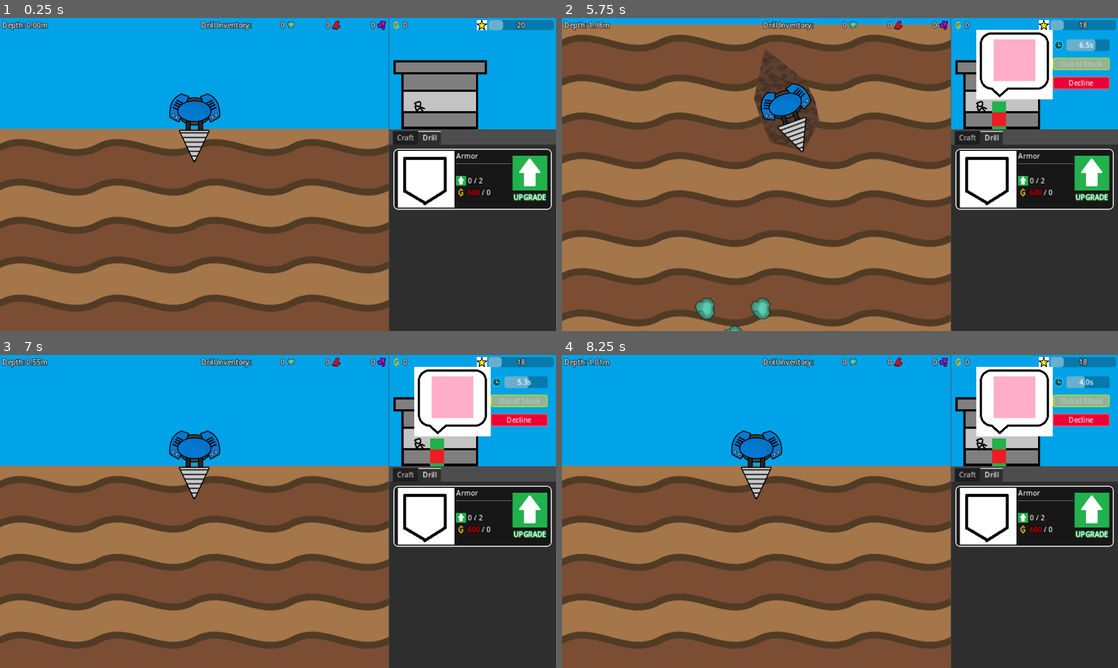
Above: before the commit, frames 1-4 (two rows, left to right).
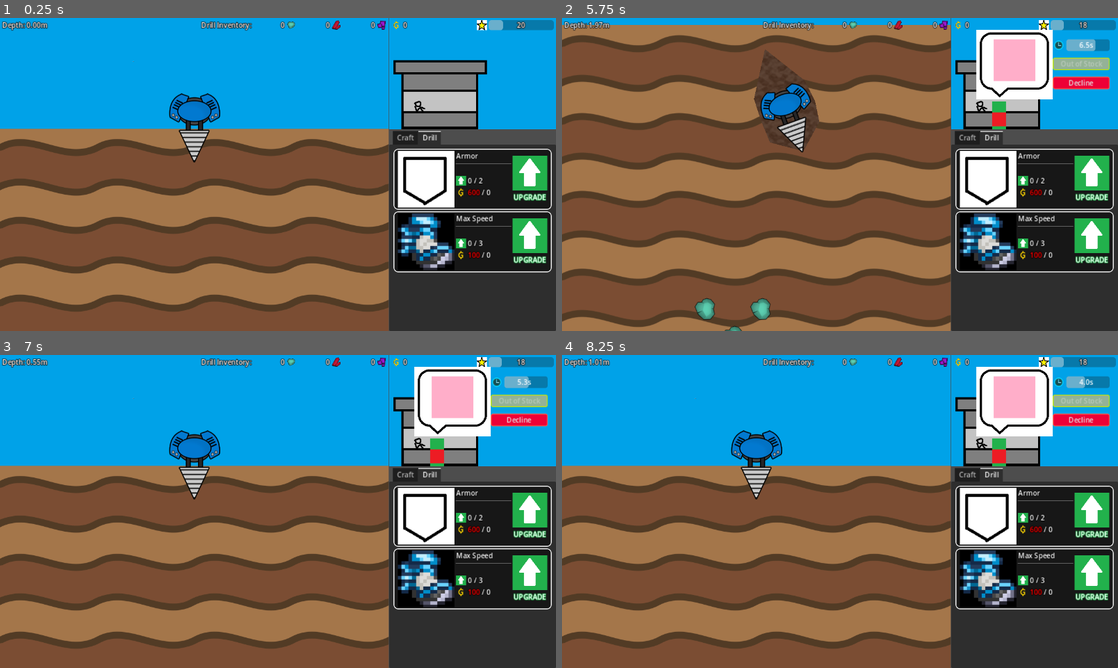
Above: after the commit, the same moments.

Repository: aNotSoCleverName/mechanicore
Game: Godot game, scene res://Main.tscn
Two runs of this game, one before a commit and one after it. Both use one fixed random seed, a clock stepped at 60 frames per second and the inputs below.
Inputs:
- Up to frame 1 (0.25 s): no input
- Up to frame 2 (5.75 s): tap Enter (ui_accept) at 0.5, 2, 2.1, 2.27, 2.57, 3.77, 4.07, 5.27, 5.57 s; hold Right (ui_right) 0.53-1.25 s; hold Enter (ui_accept) 0.53-1.25 s; tap R at 0.6, 2.3, 2.85, 3.6, 5.1 s; click "Decline" at 1.25 s; hold Down (ui_down) 2.03-2.78 s; hold Right (ui_right) 2.78-3.53 s; hold Enter (ui_accept) 2.78-3.53 s; hold Up (ui_up) 3.53-4.28 s; hold Enter (ui_accept) 4.28-5.03 s; hold Left (ui_left) from 4.28 s (still down)
- Up to frame 3 (7 s): release Left (ui_left) at 5.78 s; hold Down (ui_down) 5.78-6.53 s; hold Enter (ui_accept) 5.78-6.53 s; tap R at 5.85, 6.8 s; hold Right (ui_right) from 6.53 s (still down); tap Enter (ui_accept) at 6.6, 6.77 s
- Up to frame 4 (8.25 s): tap Enter (ui_accept) at 7.07 s; release Right (ui_right) at 7.28 s; hold Up (ui_up) 7.28-8.03 s; hold Enter (ui_accept) 7.28-8.03 s; tap R at 7.35, 8.1 s; hold Right (ui_right) from 8.03 s (still down)

The runs differ from the first frame. In frame 1, 3.2% of the frame differs, in the area x 70-100%, y 61-82%; in frame 2, 5.3%, in the area x 0-100%, y 1-100%; in frame 3, 3.2%; in frame 4, 3.2%.

Commit message:
Added max speed upgrade

Diff:
--- a/Base/Base.tscn
+++ b/Base/Base.tscn
@@ -16,6 +16,8 @@
 [ext_resource type="Texture2D" uid="uid://ues24mh5krya" path="res://Base/Shop/Reputation.png" id="7_6bvwc"]
 [ext_resource type="PackedScene" uid="uid://ca7dxk7h7lqt" path="res://Base/Menu/Drill/Drill Upgrade Node/Drill Upgrade Node.tscn" id="15_1nhla"]
 [ext_resource type="Resource" uid="uid://bphf43yah6k8p" path="res://Base/Menu/Drill/Resource/Max Shield.tres" id="16_3qowb"]
+[ext_resource type="Texture2D" uid="uid://b3flhfg7opk2j" path="res://Base/Menu/Drill/Drill Upgrade Node/Max Speed.png" id="17_a48gh"]
+[ext_resource type="Script" path="res://Base/Menu/Drill/Drill Upgrade.gd" id="18_5kihq"]
 
 [sub_resource type="Resource" id="Resource_hecib"]
 script = ExtResource("2_36thw")
@@ -27,6 +29,15 @@
 2: 1,
 3: 0
 }
+
+[sub_resource type="Resource" id="Resource_ftqny"]
+script = ExtResource("18_5kihq")
+stats = 1
+icon = ExtResource("17_a48gh")
+name = "Max Speed"
+maxLevel = 3
+statChange = Array[float]([100.0, 200.0, 300.0])
+prices = Array[int]([100, 100, 100])
 
 [node name="Base" type="VBoxContainer"]
 anchors_preset = 11
@@ -215,9 +226,16 @@
 theme_override_constants/margin_right = 5
 theme_override_constants/margin_bottom = 5
 
-[node name="DrillUpgrade" parent="Menu/Drill/MarginContainer/ScrollContainer/MarginContainer" instance=ExtResource("15_1nhla")]
+[node name="Upgrades" type="VBoxContainer" parent="Menu/Drill/MarginContainer/ScrollContainer/MarginContainer"]
+layout_mode = 2
+
+[node name="Max Shield" parent="Menu/Drill/MarginContainer/ScrollContainer/MarginContainer/Upgrades" instance=ExtResource("15_1nhla")]
 layout_mode = 2
 drillUpgrade = ExtResource("16_3qowb")
+
+[node name="Max Speed" parent="Menu/Drill/MarginContainer/ScrollContainer/MarginContainer/Upgrades" instance=ExtResource("15_1nhla")]
+layout_mode = 2
+drillUpgrade = SubResource("Resource_ftqny")
 
 [connection signal="tree_entered" from="." to="." method="_on_tree_entered"]
 [connection signal="tree_entered" from="Shop/Shop/Top Bar/HBoxContainer/Money/Label" to="Shop/Shop/Top Bar/HBoxContainer/Money/Label" method="_on_tree_entered"]
--- a/Base/Menu/Drill/Drill Upgrade Node/Drill Upgrade Node.gd
+++ b/Base/Menu/Drill/Drill Upgrade Node/Drill Upgrade Node.gd
@@ -5,6 +5,7 @@
 
 @export var drillUpgrade: DrillUpgrade;
 
+@onready var icon: TextureRect = $MarginContainer/HBoxContainer/Icon;
 @onready var nameLabel: Label = $MarginContainer/HBoxContainer/VBoxContainer/Name;
 
 @onready var levelContainer: HBoxContainer = $MarginContainer/HBoxContainer/VBoxContainer/Details/Level;
@@ -44,6 +45,7 @@
 	if (DrillUpgradeNode._drill == null):
 		DrillUpgradeNode._drill = get_tree().root.find_child("Drill", true);
 
+	self.icon.texture = self.drillUpgrade.icon;
 	self.nameLabel.text = self.drillUpgrade.name;
 	self.price = self.drillUpgrade.prices[0];
 	self.priceLabel.text = str(self.price);
--- a/Base/Menu/Drill/Drill Upgrade Node/Drill Upgrade Node.tscn
+++ b/Base/Menu/Drill/Drill Upgrade Node/Drill Upgrade Node.tscn
@@ -32,7 +32,7 @@
 [node name="HBoxContainer" type="HBoxContainer" parent="MarginContainer"]
 layout_mode = 2
 
-[node name="TextureRect" type="TextureRect" parent="MarginContainer/HBoxContainer"]
+[node name="Icon" type="TextureRect" parent="MarginContainer/HBoxContainer"]
 layout_mode = 2
 texture = ExtResource("2_s1t0m")
 expand_mode = 2
--- /dev/null
+++ b/Endless Run/Drill/Acceleration Timer.gd
@@ -0,0 +1,27 @@
+extends Timer
+
+@onready var _drill: Drill = self.get_parent();
+var _acceleration: float = 30;
+
+func _ready():
+	self.timeout.connect(
+		func ():
+			self._drill._speed = max(self._drill._speed + self._acceleration, self._drill._minSpeed);
+	)
+
+func _input(event):
+	if (self._drill._isDocked):
+		return;
+
+	if (!(event is InputEventKey)):
+		return;
+
+	if (event.is_pressed()):
+		self.start();
+	elif (event.is_released()):
+		self.stop();
+
+	if (event.is_action("ui_up")):
+		self._acceleration = -1 * absf(self._acceleration);
+	elif (event.is_action("ui_down")):
+		self._acceleration = absf(self._acceleration);
--- a/Endless Run/Drill/Drill.gd
+++ b/Endless Run/Drill/Drill.gd
@@ -5,6 +5,8 @@
 const MAX_MIN_SPEED: float = 1200;	# Maximum value of min speed. As drill gets deeper, min speed increases, but it will never be higher than this value.
 
 @onready var upgradeComponentContainer: UpgradeComponentContainer = $"Upgrade Component Container";
+
+#region Properties
 var shield: int = 0:
 	get:
 		return shield;
@@ -12,7 +14,6 @@
 		shield = inValue;
 		SignalBus_EndlessRun.update_drill_shield.emit(self);
 
-#region Properties
 var _isDocked: bool = true:
 	get:
 		return _isDocked;
@@ -36,7 +37,7 @@
 			self._directionDeg = SignalBus_EndlessRun.EDrillDirection.RIGHT;
 			$AnimatedSprite2D.play("drill_animation");
 
-var _minSpeed: float = self.START_SPEED:
+var _minSpeed: float = Drill.START_SPEED:
 	get:
 		return _minSpeed;
 	set(inValue):
@@ -53,7 +54,8 @@
 		if (self._isDocked):
 			_speed = 0;
 		else:
-			var newSpeed: float = max(inValue, _minSpeed);
+			var newSpeed: float = max(inValue, self._minSpeed);
+			newSpeed = min(newSpeed, self._maxSpeed);
 			if (_speed == newSpeed):
 				return;
 			_speed = newSpeed;
@@ -64,6 +66,8 @@
 			self._isDocked = true;
 		else:
 			$AnimatedSprite2D.speed_scale = 1 + (_speed/self.START_SPEED);
+
+var _maxSpeed: float = Drill.START_SPEED;
 
 var _directionDeg: SignalBus_EndlessRun.EDrillDirection = SignalBus_EndlessRun.EDrillDirection.DOCKED:
 	get:
@@ -85,6 +89,10 @@
 var depth: float = 0.0:
 	get:
 		return depth;
+	set(inValue):
+		depth = inValue;
+		self._minSpeed = min(self.MAX_MIN_SPEED, self.START_SPEED + self.depth);
+		self._maxSpeed = self._minSpeed + self.upgradeComponentContainer._stats[UpgradeComponentContainer.EStatsKeys.maxSpeed];
 
 ### Stores ore
 ### Key = ore type, value = amount
@@ -107,7 +115,6 @@
 	SignalBus_EndlessRun.drill_change_pos.connect(
 		func (inPos: Vector2):
 			self.depth = (inPos.y - GlobalProperty_EndlessRun.SURFACE_Y) / 100;
-			self._minSpeed = min(self.MAX_MIN_SPEED, self.START_SPEED + self.depth);
 	)
 
 	SignalBus_EndlessRun.ore_pick.connect(
@@ -129,21 +136,21 @@
 	var keycode: Key = (event as InputEventKey).keycode;
 
 	if (event.is_action_pressed("ui_accept")):
+		if (self._isDocked):
+			self._isDocked = false;
+			self._speed = self.START_SPEED;
+		return;
+	elif (event.is_action_pressed("ui_left")):
 		if (!self._isDocked):
-			return;
-		self._isDocked = false;
-		self._speed = self.START_SPEED;
-	elif (event.is_action_pressed("ui_left")):
-		if (self._isDocked):
-			return;
-		self._directionDeg = SignalBus_EndlessRun.EDrillDirection.LEFT;
+			self._directionDeg = SignalBus_EndlessRun.EDrillDirection.LEFT;
+		return;
 	elif (event.is_action_pressed("ui_right")):
-		if (self._isDocked):
-			return;
-		self._directionDeg = SignalBus_EndlessRun.EDrillDirection.RIGHT;
+		if (!self._isDocked):
+			self._directionDeg = SignalBus_EndlessRun.EDrillDirection.RIGHT;
+		return;
 
-	elif (keycode == KEY_R):
-		if (self._isDocked):
-			return;
-		self._isDocked = true;
+	if (keycode == KEY_R):
+		if (!self._isDocked):
+			self._isDocked = true;
+		return;
 #endregion
--- a/Endless Run/Drill/Drill.tscn
+++ b/Endless Run/Drill/Drill.tscn
@@ -1,9 +1,10 @@
-[gd_scene load_steps=12 format=3 uid="uid://6hg1syki30xs"]
+[gd_scene load_steps=13 format=3 uid="uid://6hg1syki30xs"]
 
 [ext_resource type="Script" path="res://Endless Run/Drill/Drill.gd" id="1_ycj8x"]
 [ext_resource type="Texture2D" uid="uid://b2b8bsgeo78gj" path="res://Endless Run/Drill/Drill[2].png" id="2_4x1dp"]
 [ext_resource type="Texture2D" uid="uid://k8vxo846yxm4" path="res://Endless Run/Drill/Drill[1].png" id="3_gu84l"]
 [ext_resource type="Script" path="res://Endless Run/Drill/Update Drill Pos.gd" id="4_1chj6"]
+[ext_resource type="Script" path="res://Endless Run/Drill/Acceleration Timer.gd" id="4_23soa"]
 [ext_resource type="Script" path="res://Endless Run/Drill/Lock Dir Change.gd" id="4_oym0k"]
 [ext_resource type="Script" path="res://Endless Run/Drill/Upgrade Components.gd" id="6_7oxkb"]
 [ext_resource type="Script" path="res://Endless Run/Drill/Shield.gd" id="6_ak4na"]
@@ -46,6 +47,10 @@
 wait_time = 0.1
 script = ExtResource("4_oym0k")
 
+[node name="Acceleration Timer" type="Timer" parent="."]
+wait_time = 0.05
+script = ExtResource("4_23soa")
+
 [node name="Upgrade Component Container" type="Node2D" parent="."]
 script = ExtResource("6_7oxkb")
 
--- a/Endless Run/Drill/Upgrade Components.gd
+++ b/Endless Run/Drill/Upgrade Components.gd
@@ -7,9 +7,11 @@
 enum EStatsKeys
 {
 	maxShield,
+	maxSpeed,
 }
 var _stats: Dictionary = {
 	EStatsKeys.maxShield: 0,
+	EStatsKeys.maxSpeed: 0,
 }
 func _updateStats(inKey: EStatsKeys, inValue: float):
 	self._stats[inKey] = inValue;
Not shown: 1 places in Base/Base.tscn that only renumber resources
Binary file added: Base/Menu/Drill/Drill Upgrade Node/Max Speed.png
Not shown, added: Base/Menu/Drill/Drill Upgrade Node/Max Speed.png.import
